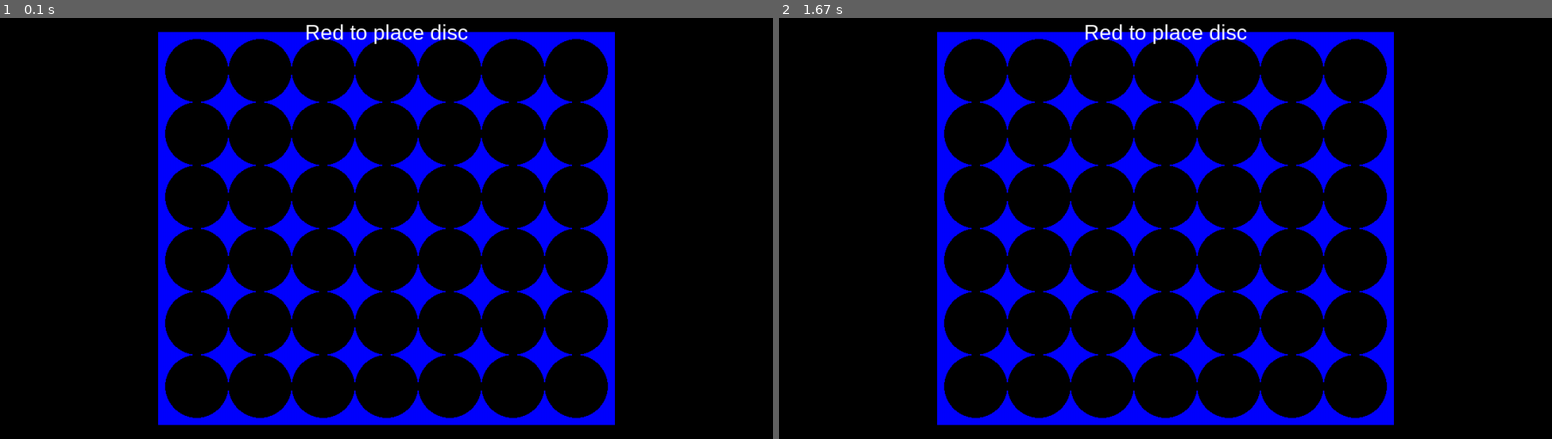
Above: before the commit, frames 1-2 (left to right).
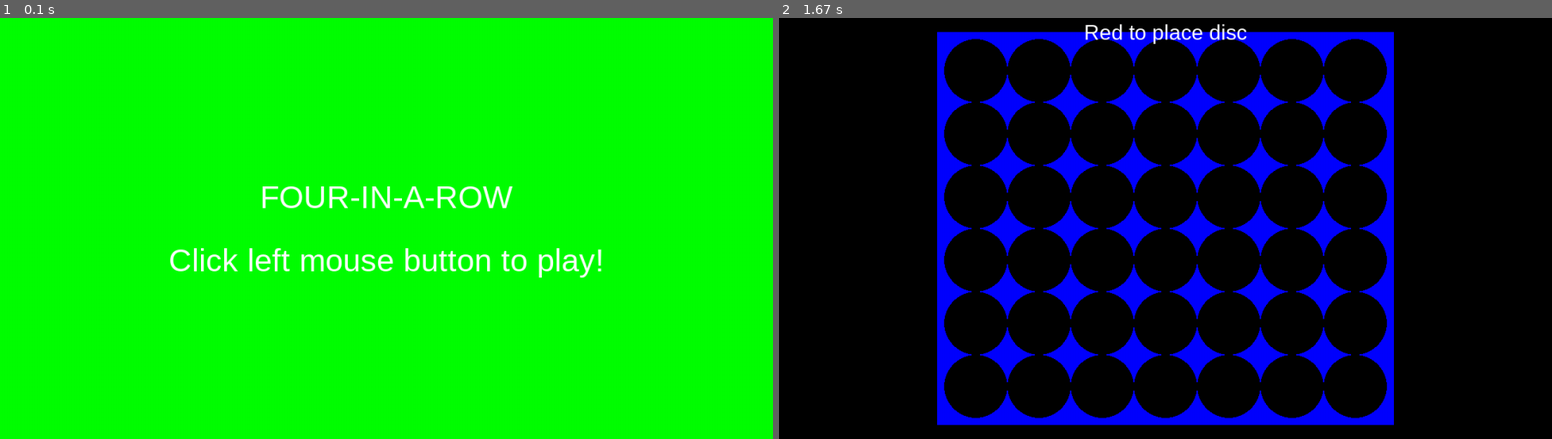
Above: after the commit, the same moments.

Repository: objarni/four-in-a-row-pygame
Game: pygame game, started from src/four_in_a_row.py
Same seed, same stepped clock (60 frames per second), same inputs: the game is played once before the commit and once after it.
Inputs (mouse positions are in pixels of both pictures, inside the frame that each line leads up to):
- Up to frame 1 (0.1 s): no input
- Up to frame 2 (1.67 s): click (1165, 228) at 0.38 s

The runs differ from the first frame. In frame 1, 100% of the frame differs, in the area x 0-100%, y 0-100%; in frame 2, nothing differs.

Commit message:
add start screen

Diff:
--- a/src/four_in_a_row.py
+++ b/src/four_in_a_row.py
@@ -35,7 +35,16 @@
         self.winner = winner
 
 
+class StartScreenState(object):
+    pass
+
+
 # MESSAGES #
+
+class LeftMouseClickAt(object):
+    def __init__(self, pos):
+        self.pos = pos
+
 
 class ColumnWasClicked(object):
     def __init__(self, column):
@@ -56,6 +65,9 @@
             won = check_winning_state(model.board, YELLOW)
             if won:
                 return GameOverState(winner=YELLOW)
+    if isinstance(model, StartScreenState):
+        if isinstance(msg, LeftMouseClickAt):
+            return GameState()
 
     return model
 
@@ -165,6 +177,10 @@
                       45,
                       rgb_from_color(model.winner)
                       )
+    if isinstance(model, StartScreenState):
+        api.draw_rectangle(CENTER, (WIDTH, HEIGHT), Color.GREEN)
+        api.draw_text((CENTER[0], CENTER[1] - 45), "FOUR-IN-A-ROW", 45, Color.WHITE)
+        api.draw_text((CENTER[0], CENTER[1] + 45), "Click left mouse button to play!", 45, Color.WHITE)
 
 
 def rgb_from_color(color):
@@ -178,13 +194,32 @@
     print(msg)
 
 
+def print_model(model):
+    state_string = model.__class__.__name__ + '\n'
+    if isinstance(model, StartScreenState):
+        pass
+    if isinstance(model, GameOverState):
+        state_string += f'{print_color(model.winner).title()} won.\n'
+    if isinstance(model, GameState):
+        state_string += f'It is {model.whos_turn()}s turn.\n'
+        state_string += board_to_string(model.board)
+    return state_string
+
+
 def mainloop(drawing_api):
-    model = GameState()
+    model = StartScreenState()
     i = 0
+    view(model, drawing_api)
     while True:
         # Translate low level events to domain events
         msgs = []
         ev = pygame.event.poll()
+        if ev.type == pygame.MOUSEBUTTONDOWN:
+            print(f"Got click {ev}")
+            pos = ev.pos
+            button = ev.button
+            if button == 1:
+                msgs.append(LeftMouseClickAt(pos))
         if ev.type == pygame.KEYDOWN:
             if ev.key == pygame.K_RETURN:
                 msgs.append(ColumnWasClicked(i % 2))
@@ -195,10 +230,12 @@
             break
 
         # Handle events to update state
+        old_model_repr = print_model(model)
         model = run_messages(model, msgs)
 
         # Display current model
-        view(model, api)
+        if old_model_repr != print_model(model):
+            view(model, api)
 
         pygame.display.update()
 
--- a/tests/test_four_in_a_row.py
+++ b/tests/test_four_in_a_row.py
@@ -1,7 +1,7 @@
 from approvaltests import verify
 
-from src.four_in_a_row import (GameOverState, update, view, GameState, ColumnWasClicked, print_color,
-                               run_messages, board_to_string)
+from src.four_in_a_row import (GameOverState, update, view, GameState, ColumnWasClicked, run_messages, StartScreenState, LeftMouseClickAt,
+                               print_model)
 import src.four_in_a_row
 
 
@@ -25,16 +25,6 @@
 def fake_view_model(model):
     fake_drawing_api = FakeDrawingApi()
     view(model, fake_drawing_api)
-
-
-def print_model(model):
-    state_string = model.__class__.__name__ + '\n'
-    if isinstance(model, GameOverState):
-        state_string += f'{print_color(model.winner).title()} won.\n'
-    if isinstance(model, GameState):
-        state_string += f'It is {model.whos_turn()}s turn.\n'
-        state_string += board_to_string(model.board)
-    return state_string
 
 
 log = ''
@@ -107,3 +97,9 @@
         0, 3,
         0, 3]])
     verify(print_for_verify(model))
+
+
+def test_startscreen_to_game_transition():
+    model = StartScreenState()
+    model = run_messages(model, [LeftMouseClickAt((1, 1))])
+    verify(print_for_verify(model))
--- /dev/null
+++ b/tests/test_four_in_a_row.test_startscreen_to_game_transition.approved.txt
@@ -0,0 +1,59 @@
+STATE:
+GameState
+It is reds turn.
+0 1 2 3 4 5 6
+-------------
+O O O O O O O
+O O O O O O O
+O O O O O O O
+O O O O O O O
+O O O O O O O
+O O O O O O O
+
+
+LOG:
+Drawing rectangle center (550, 300) size (1100, 600) color (0, 0, 0)
+Drawing rectangle center (550, 300) size (650, 560) color (0, 0, 255)
+Drawing a disc center (280, 75) size 45 color (0, 0, 0)
+Drawing a disc center (370, 75) size 45 color (0, 0, 0)
+Drawing a disc center (460, 75) size 45 color (0, 0, 0)
+Drawing a disc center (550, 75) size 45 color (0, 0, 0)
+Drawing a disc center (640, 75) size 45 color (0, 0, 0)
+Drawing a disc center (730, 75) size 45 color (0, 0, 0)
+Drawing a disc center (820, 75) size 45 color (0, 0, 0)
+Drawing a disc center (280, 165) size 45 color (0, 0, 0)
+Drawing a disc center (370, 165) size 45 color (0, 0, 0)
+Drawing a disc center (460, 165) size 45 color (0, 0, 0)
+Drawing a disc center (550, 165) size 45 color (0, 0, 0)
+Drawing a disc center (640, 165) size 45 color (0, 0, 0)
+Drawing a disc center (730, 165) size 45 color (0, 0, 0)
+Drawing a disc center (820, 165) size 45 color (0, 0, 0)
+Drawing a disc center (280, 255) size 45 color (0, 0, 0)
+Drawing a disc center (370, 255) size 45 color (0, 0, 0)
+Drawing a disc center (460, 255) size 45 color (0, 0, 0)
+Drawing a disc center (550, 255) size 45 color (0, 0, 0)
+Drawing a disc center (640, 255) size 45 color (0, 0, 0)
+Drawing a disc center (730, 255) size 45 color (0, 0, 0)
+Drawing a disc center (820, 255) size 45 color (0, 0, 0)
+Drawing a disc center (280, 345) size 45 color (0, 0, 0)
+Drawing a disc center (370, 345) size 45 color (0, 0, 0)
+Drawing a disc center (460, 345) size 45 color (0, 0, 0)
+Drawing a disc center (550, 345) size 45 color (0, 0, 0)
+Drawing a disc center (640, 345) size 45 color (0, 0, 0)
+Drawing a disc center (730, 345) size 45 color (0, 0, 0)
+Drawing a disc center (820, 345) size 45 color (0, 0, 0)
+Drawing a disc center (280, 435) size 45 color (0, 0, 0)
+Drawing a disc center (370, 435) size 45 color (0, 0, 0)
+Drawing a disc center (460, 435) size 45 color (0, 0, 0)
+Drawing a disc center (550, 435) size 45 color (0, 0, 0)
+Drawing a disc center (640, 435) size 45 color (0, 0, 0)
+Drawing a disc center (730, 435) size 45 color (0, 0, 0)
+Drawing a disc center (820, 435) size 45 color (0, 0, 0)
+Drawing a disc center (280, 525) size 45 color (0, 0, 0)
+Drawing a disc center (370, 525) size 45 color (0, 0, 0)
+Drawing a disc center (460, 525) size 45 color (0, 0, 0)
+Drawing a disc center (550, 525) size 45 color (0, 0, 0)
+Drawing a disc center (640, 525) size 45 color (0, 0, 0)
+Drawing a disc center (730, 525) size 45 color (0, 0, 0)
+Drawing a disc center (820, 525) size 45 color (0, 0, 0)
+Drawing text 'Red to place disc' at (550, 20) color (255, 255, 255) size 30
--- /dev/null
+++ b/tests/test_four_in_a_row.test_startscreen_to_game_transition.received.txt
@@ -0,0 +1,59 @@
+STATE:
+GameState
+It is reds turn.
+0 1 2 3 4 5 6
+-------------
+O O O O O O O
+O O O O O O O
+O O O O O O O
+O O O O O O O
+O O O O O O O
+O O O O O O O
+
+
+LOG:
+Drawing rectangle center (550, 300) size (1100, 600) color (0, 0, 0)
+Drawing rectangle center (550, 300) size (650, 560) color (0, 0, 255)
+Drawing a disc center (280, 75) size 45 color (0, 0, 0)
+Drawing a disc center (370, 75) size 45 color (0, 0, 0)
+Drawing a disc center (460, 75) size 45 color (0, 0, 0)
+Drawing a disc center (550, 75) size 45 color (0, 0, 0)
+Drawing a disc center (640, 75) size 45 color (0, 0, 0)
+Drawing a disc center (730, 75) size 45 color (0, 0, 0)
+Drawing a disc center (820, 75) size 45 color (0, 0, 0)
+Drawing a disc center (280, 165) size 45 color (0, 0, 0)
+Drawing a disc center (370, 165) size 45 color (0, 0, 0)
+Drawing a disc center (460, 165) size 45 color (0, 0, 0)
+Drawing a disc center (550, 165) size 45 color (0, 0, 0)
+Drawing a disc center (640, 165) size 45 color (0, 0, 0)
+Drawing a disc center (730, 165) size 45 color (0, 0, 0)
+Drawing a disc center (820, 165) size 45 color (0, 0, 0)
+Drawing a disc center (280, 255) size 45 color (0, 0, 0)
+Drawing a disc center (370, 255) size 45 color (0, 0, 0)
+Drawing a disc center (460, 255) size 45 color (0, 0, 0)
+Drawing a disc center (550, 255) size 45 color (0, 0, 0)
+Drawing a disc center (640, 255) size 45 color (0, 0, 0)
+Drawing a disc center (730, 255) size 45 color (0, 0, 0)
+Drawing a disc center (820, 255) size 45 color (0, 0, 0)
+Drawing a disc center (280, 345) size 45 color (0, 0, 0)
+Drawing a disc center (370, 345) size 45 color (0, 0, 0)
+Drawing a disc center (460, 345) size 45 color (0, 0, 0)
+Drawing a disc center (550, 345) size 45 color (0, 0, 0)
+Drawing a disc center (640, 345) size 45 color (0, 0, 0)
+Drawing a disc center (730, 345) size 45 color (0, 0, 0)
+Drawing a disc center (820, 345) size 45 color (0, 0, 0)
+Drawing a disc center (280, 435) size 45 color (0, 0, 0)
+Drawing a disc center (370, 435) size 45 color (0, 0, 0)
+Drawing a disc center (460, 435) size 45 color (0, 0, 0)
+Drawing a disc center (550, 435) size 45 color (0, 0, 0)
+Drawing a disc center (640, 435) size 45 color (0, 0, 0)
+Drawing a disc center (730, 435) size 45 color (0, 0, 0)
+Drawing a disc center (820, 435) size 45 color (0, 0, 0)
+Drawing a disc center (280, 525) size 45 color (0, 0, 0)
+Drawing a disc center (370, 525) size 45 color (0, 0, 0)
+Drawing a disc center (460, 525) size 45 color (0, 0, 0)
+Drawing a disc center (550, 525) size 45 color (0, 0, 0)
+Drawing a disc center (640, 525) size 45 color (0, 0, 0)
+Drawing a disc center (730, 525) size 45 color (0, 0, 0)
+Drawing a disc center (820, 525) size 45 color (0, 0, 0)
+Drawing text 'Red to place disc' at (550, 20) color (255, 255, 255) size 30
